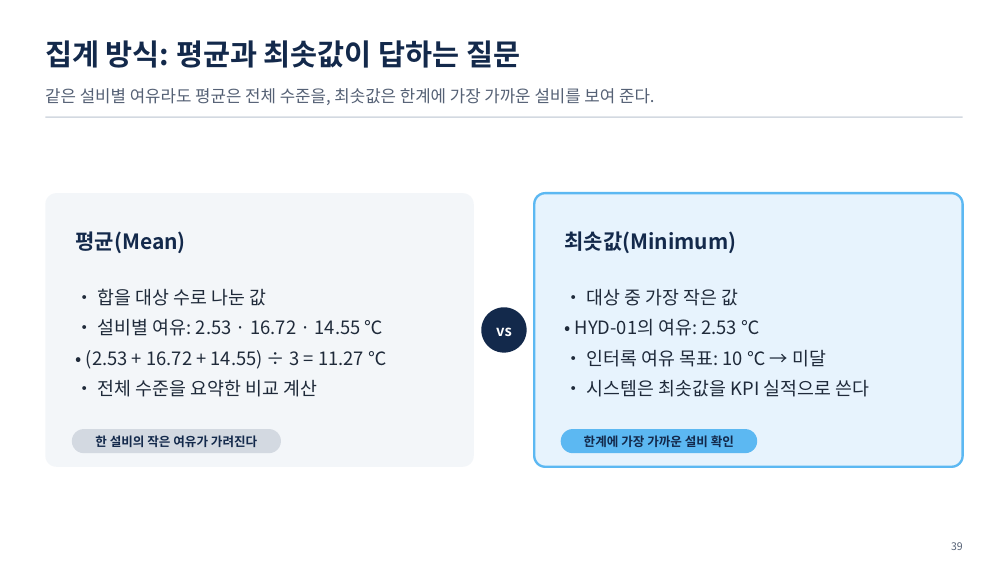
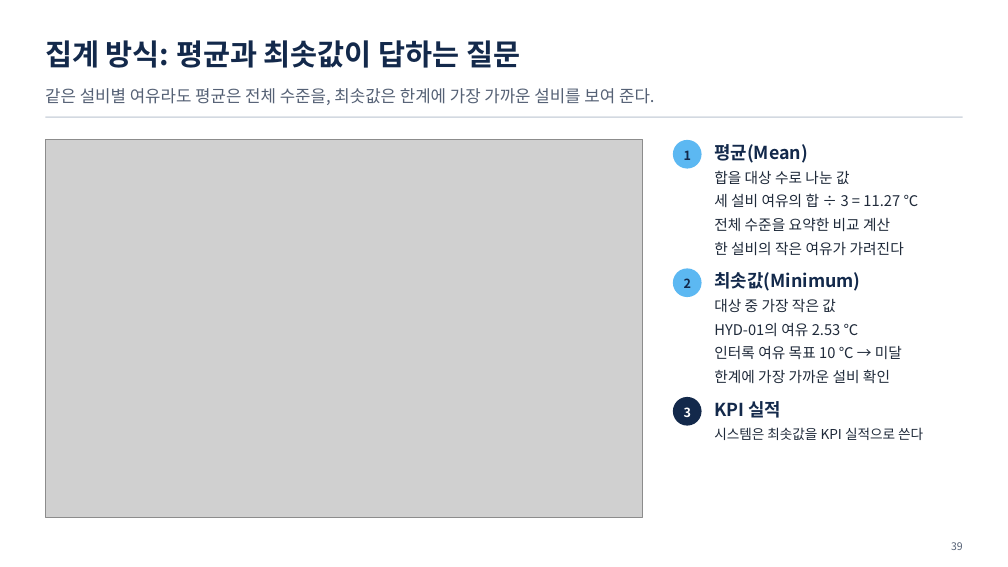
Before and after one commit to uengine-oss/hyd-iot-edu, a slide deck: slide 39 of 산출물/통합반/이론/03회차/통합반_03일차.pptx. Drawn at 1008x567 pixels with LibreOffice and Linux fonts; fonts in the diff are those of the drawing; grey boxes stand for pictures. Boxes give left, top, right and bottom in pixels: in the first picture for what was removed or moved away, otherwise in the second. Text is boxed around its words. In the diff, an @@ line names an element or a change of style, - is before the commit and + after.

```diff
--- a/산출물/통합반/이론/03회차/통합반_03일차.pptx
+++ b/산출물/통합반/이론/03회차/통합반_03일차.pptx
@@ picture added at <box>45,139,643,517</box> @@
@@ ellipse added at <box>673,140,702,169</box>, fill #5CB8F2 @@
@@ text at <box>714,144,919,255</box>: text changed; size 17.5 to 14 pt @@
-• 합을 대상 수로 나눈 값
-• 설비별 여유: 2.53 · 16.72 · 14.55 ℃
-• (2.53 + 16.72 + 14.55) ÷ 3 = 11.27 ℃
-• 전체 수준을 요약한 비교 계산
+평균(Mean)
+합을 대상 수로 나눈 값
+세 설비 여유의 합 ÷ 3 = 11.27 ℃
+전체 수준을 요약한 비교 계산
+한 설비의 작은 여유가 가려진다
@@ text added at <box>684,150,691,160</box>, 12 pt, text #13294B, bold @@
+1
@@ rounded rectangle removed at <box>45,194,474,467</box> @@
@@ rounded rectangle removed at <box>535,194,963,467</box> @@
@@ text removed at <box>75,231,185,253</box> @@
-평균(Mean)
@@ text removed at <box>564,231,736,253</box> @@
-최솟값(Minimum)
@@ ellipse added at <box>673,268,702,297</box>, fill #5CB8F2 @@
@@ text added at <box>684,278,691,288</box>, 12 pt, text #13294B, bold @@
+2
@@ text at <box>714,272,902,383</box>: text changed; size 17.5 to 14 pt @@
-• 대상 중 가장 작은 값
-• HYD-01의 여유: 2.53 ℃
-• 인터록 여유 목표: 10 ℃ → 미달
-• 시스템은 최솟값을 KPI 실적으로 쓴다
+최솟값(Minimum)
+대상 중 가장 작은 값
+HYD-01의 여유 2.53 ℃
+인터록 여유 목표 10 ℃ → 미달
+한계에 가장 가까운 설비 확인
@@ ellipse removed at <box>482,308,527,353</box> @@
@@ text removed at <box>496,327,512,336</box> @@
-vs
@@ ellipse added at <box>673,397,702,426</box>, fill #13294B @@
@@ text added at <box>684,407,691,417</box>, 12 pt, text #FFFFFF, bold @@
+3
@@ text added at <box>714,401,923,440</box>, 13 pt, text #1F2A3A @@
+KPI 실적
+시스템은 최솟값을 KPI 실적으로 쓴다
@@ rounded rectangle removed at <box>72,429,281,453</box> @@
@@ text removed at <box>95,435,257,447</box> @@
-한 설비의 작은 여유가 가려진다
@@ rounded rectangle removed at <box>561,429,758,453</box> @@
@@ text removed at <box>584,435,734,447</box> @@
-한계에 가장 가까운 설비 확인
```
Also in this commit, not shown: 14 other slides changed, 55 other files.
